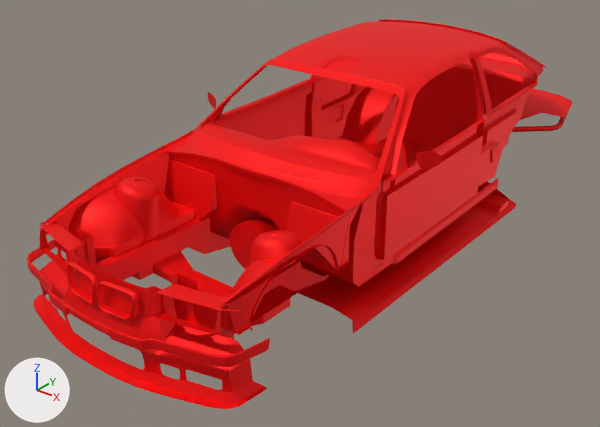
Two versions of the FBX model Assets/_Gumball/Runtime/_Cars/Cars/LZ_E36/Meshes/BMW_E36_Chassis_Trim.fbx, one commit apart.
Rendered twice from a 50 mm camera at (2.95, -4.25, 2.01) aimed at (-0.13, -0.39, -0.38). Arrows for +X, +Y and +Z are at lower left; the lights stay in place. Where no turn or scale is listed for an object, it has been applied to the vertices. Vertices at the same position are counted once.

The first picture shows 'BMW_E36_Chassis_Trim'.
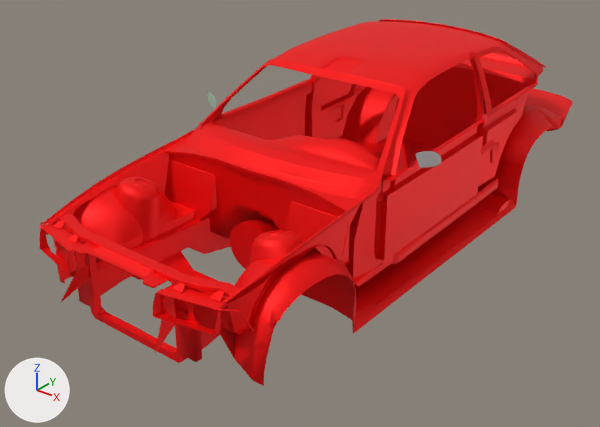
The newer file is also turned or shifted as a whole; pictures and numbers use the older file's frame.

The edits, one by one:
Material 'N350z_L_Mirror_Mat' (mat_n350z_l_mirror_mat) is new.
Its base color is (0.5, 0.5, 0.5) (grey #bcbcbc).
Its roughness is 0.553.
Material 'N350z_R_Mirror_Mat' (mat_n350z_r_mirror_mat) is new.
Its base color is (0.451, 0.617, 0.462) (light grey #b3ceb5).
Its roughness is 0.553.
me_scene_008 is used by ob_bmw_e36_chassis_trim; location (0.0, 0.0, 0.0).
me_scene_008 had 4162 vertices, 6721 faces and spanned x -0.9..0.9, y -2.22..2.15, z -0.57..0.63.
me_scene_008 now has 4294 vertices, 6808 faces and spans x -0.9..0.9, y -2.12..2.15, z -0.57..0.63.
me_scene_008 part 1: the loose piece of 244 vertices spanning x -0.82..0.82, y -2.22..-1.79, z -0.27..-0.22 is deleted.
me_scene_008 part 2: the loose piece of 138 vertices spanning x -0.26..-0.01, y -2.16..-2.08, z -0.19..-0.04 is deleted.
me_scene_008 part 3: the loose piece of 138 vertices spanning x 0.01..0.26, y -2.16..-2.08, z -0.19..-0.04 is deleted.
me_scene_008 part 4: 122 vertices removed from x -0.8..0.8, y -2.21..-1.8, z -0.51..-0.02; 618 vertices added at x -0.84..0.84, y -2.04..-0.04, z -0.54..0.17.
me_scene_008 part 5: 58 vertices added at x 0.46..0.82, y 0.85..1.68, z -0.51..0.05.
me_scene_008 part 6: 91 faces spanning x 0.77..0.9, y -0.48..-0.42, z 0.21..0.31 switch from mat_240z_trim (red #ff0000) to mat_n350z_l_mirror_mat (grey #bcbcbc).
me_scene_008 part 7: 91 faces spanning x -0.9..-0.77, y -0.48..-0.42, z 0.21..0.31 switch from mat_240z_trim (red #ff0000) to mat_n350z_r_mirror_mat (light grey #b3ceb5).

What differs and where, as boxes (x1, y1, x2, y2) in the pictures (600 x 427 px):
'BMW_E36_Chassis_Trim', reshaped: before (27, 19, 573, 409); after (39, 19, 573, 386)
part 1 of me_scene_008, deleted (red): before (27, 240, 270, 367)
part 2 of me_scene_008, deleted (red): before (66, 262, 98, 304)
part 3 of me_scene_008, deleted (red): before (97, 281, 137, 320)
part 4 of me_scene_008, built on: before (33, 249, 267, 409); after (52, 213, 374, 386)
part 5 of me_scene_008, added (red): after (488, 106, 563, 204)
part 6 of me_scene_008, recoloured (red to grey): (416, 151, 442, 168) in both
part 7 of me_scene_008, recoloured: (207, 92, 216, 109) in both
